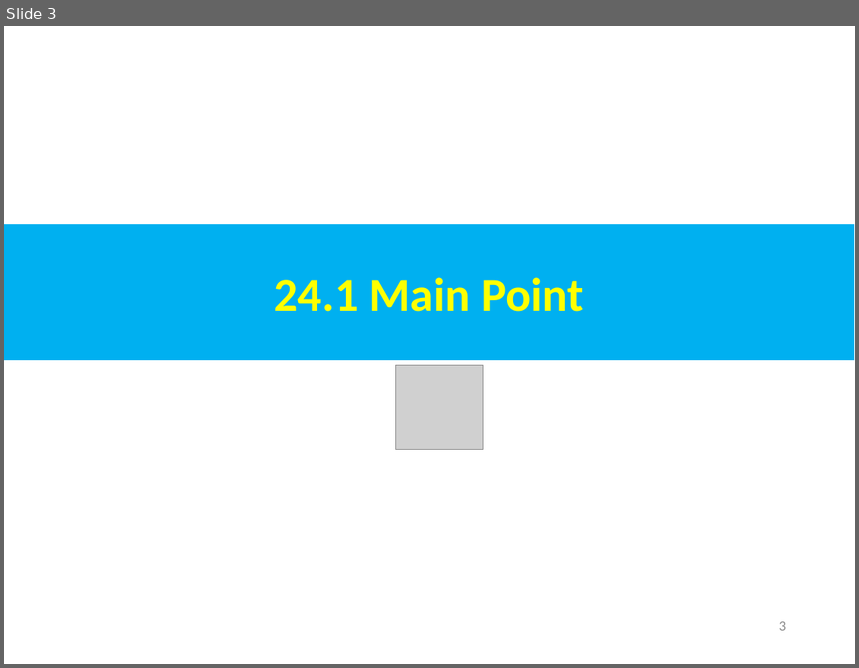
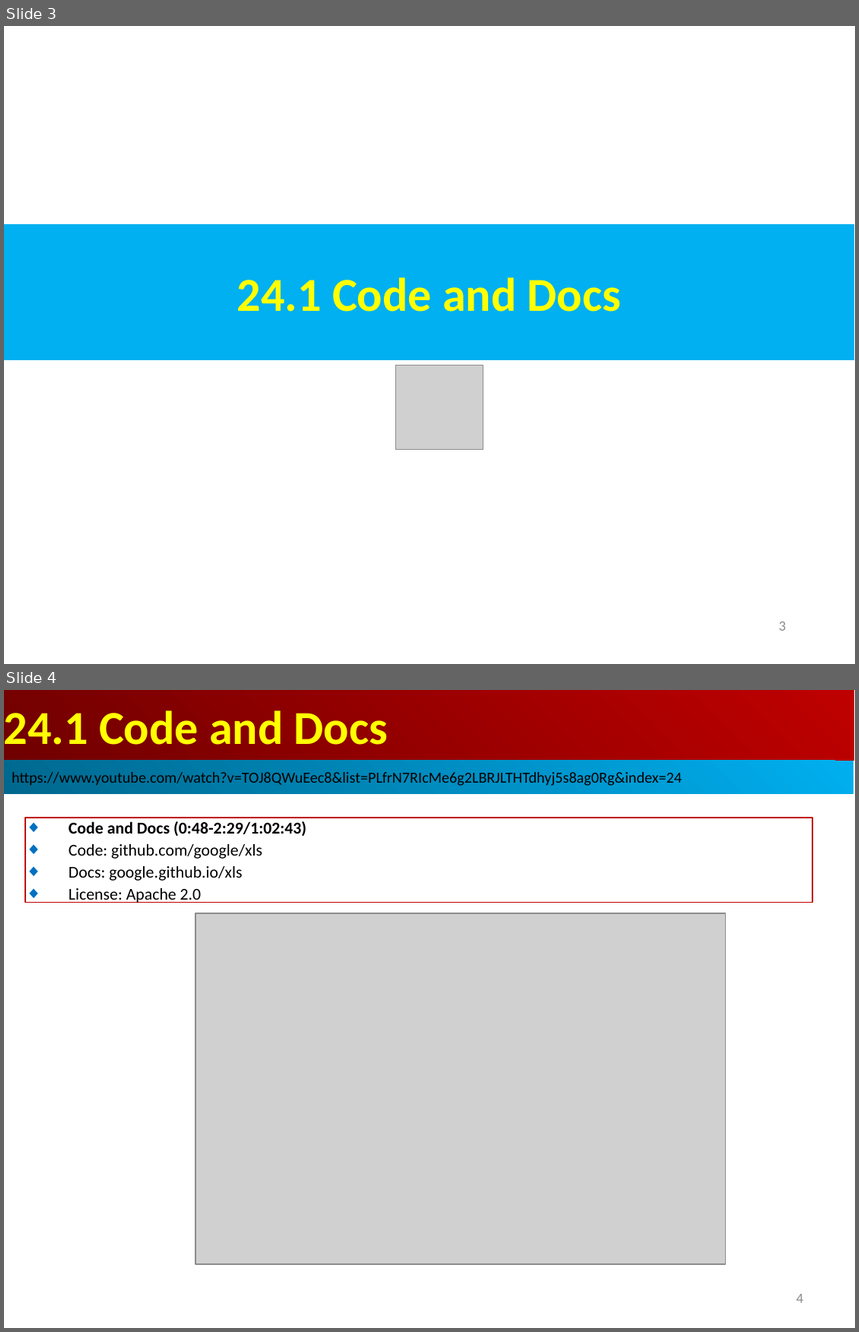
Before and after one commit to peterhchen/AIU_CS800_Chisel, a slide deck: 500_UCSC_HWD/024_XLS_GPU/000_Video/024.XLS_GPU.ppt. Shown one above the other, each under a label of ours: slide 3 before the commit, slides 3 and 4 after it. The pictures are 859x668 and 859x1332 pixels, drawn with LibreOffice and Linux fonts; fonts in the diff are those of the drawing; grey boxes stand for pictures. Boxes give left, top, right and bottom in pixels: in the first picture for what was removed or moved away, otherwise in the second. Text is boxed around its words. In the diff, an @@ line names an element or a change of style, - is before the commit and + after.

```diff
--- a/500_UCSC_HWD/024_XLS_GPU/000_Video/024.XLS_GPU.ppt
+++ b/500_UCSC_HWD/024_XLS_GPU/000_Video/024.XLS_GPU.ppt
@@ slide 4 added at [4, 690, 855, 1328], background #FFFFFF @@
@@ rectangle added at [4, 690, 854, 761], fill gradient #BF0000 to #710000, 40 pt, text #FFFF00, bold @@
+24.1 Code and Docs
@@ rectangle added at [4, 761, 854, 794], fill gradient #00AFEF to #00688E, 13 pt, text #000000 @@
+https://www.youtube.com/watch?v=TOJ8QWuEec8&list=PLfrN7RIcMe6g2LBRJLTHTdhyj5s8ag0Rg&index=24
@@ rectangle added at [25, 818, 813, 903], outline #C00000 0.74 pt, 14 pt, text #000000 @@
+◆ Code and Docs (0:48-2:29/1:02:43)
+◆ Code: github.com/google/xls
+◆ Docs: google.github.io/xls
+◆ License: Apache 2.0
@@ picture added at [196, 914, 726, 1265] @@
@@ page number added at [797, 1294, 804, 1303], 12 pt, text #8B8B8B @@
+4
@@ slide 3 changed as well @@
@@ text in rectangle at [237, 278, 620, 312]: text changed @@
-24.1 Main Point
+24.1 Code and Docs
```
Also in this commit, not shown: 9 other slides added, 2 slides removed.
